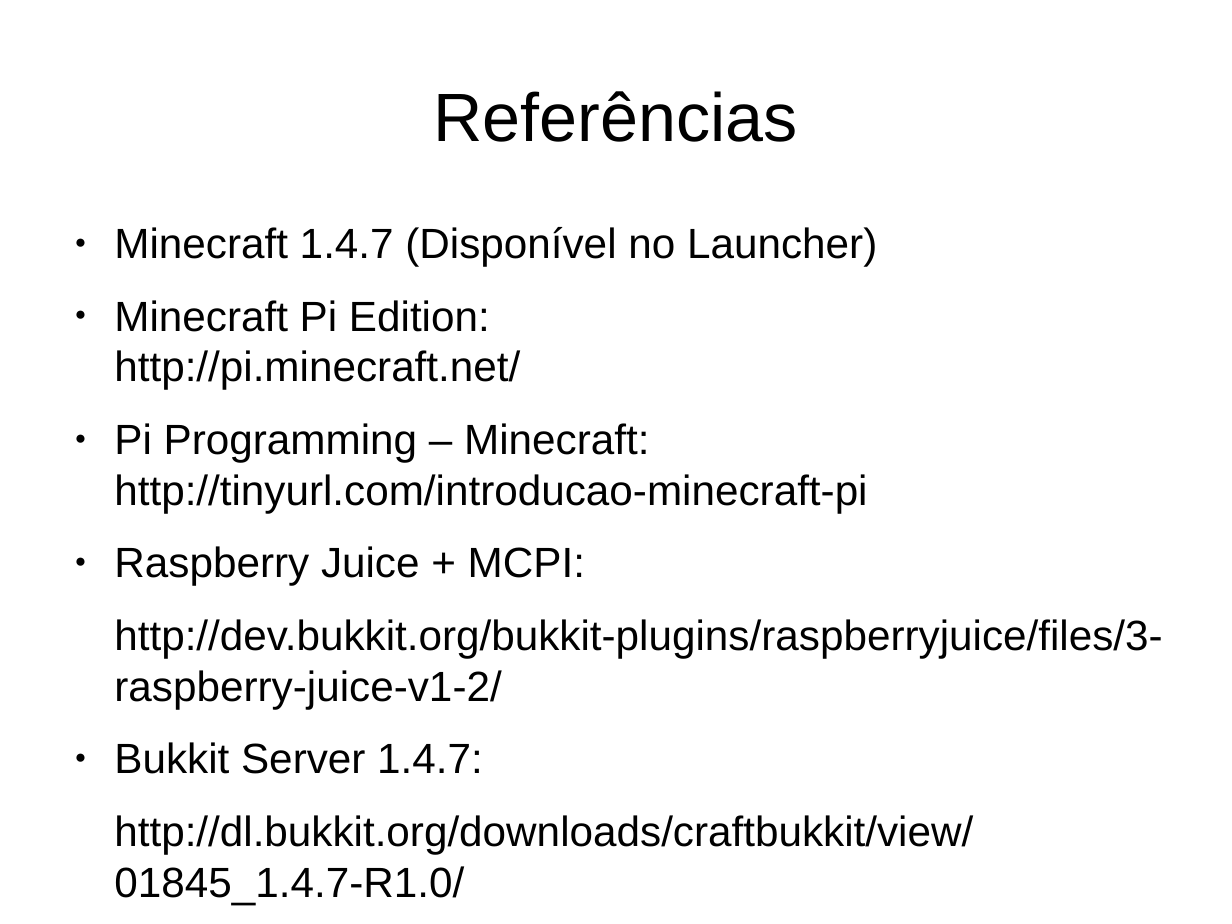
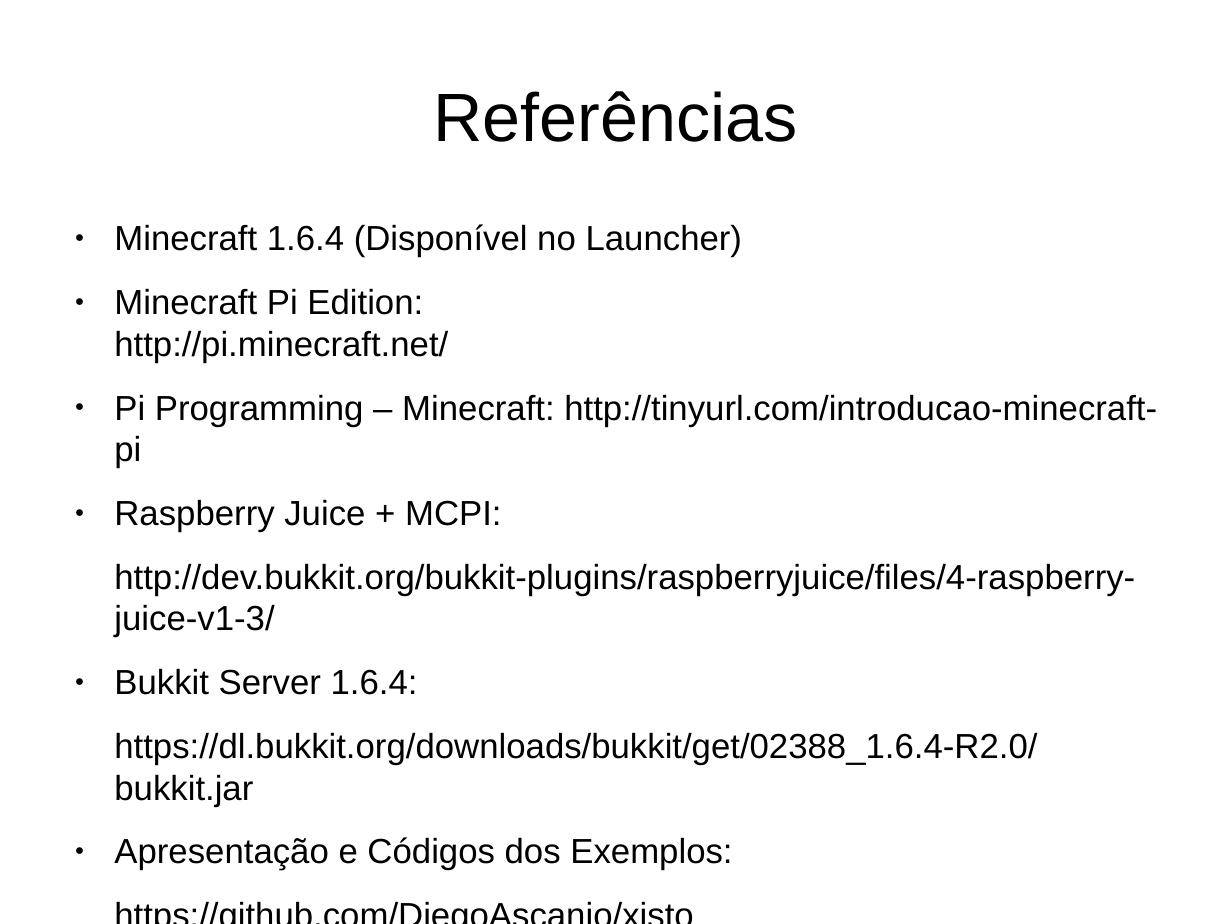
Before and after one commit to DiegoAscanio/minecraft-python, a slide deck: slide 47 of python-minecraft.odp (slide 29 before the commit). Drawn at 1232x924 pixels with LibreOffice and Linux fonts; fonts in the diff are those of the drawing. Boxes give left, top, right and bottom in pixels: in the first picture for what was removed or moved away, otherwise in the second. Text is boxed around its words. In the diff, an @@ line names an element or a change of style, - is before the commit and + after.

Commit message:
Updating Presentation

```diff
--- a/python-minecraft.odp
+++ b/python-minecraft.odp
@@ text at bbox=[114, 224, 743, 258]: text changed; size 27.2 to 22.4 pt @@
-● Minecraft 1.4.7 (Disponível no Launcher)
+● Minecraft 1.6.4 (Disponível no Launcher)
@@ text at bbox=[114, 288, 1157, 532]: size 27.2 to 22.4 pt in "Minecraft Pi Edition: http://pi.minecraft.net/", "Pi Programming – Minecraft: http://tinyurl.com/introducao-mi ...", "Raspberry Juice + MCPI:" @@
@@ text at bbox=[114, 563, 1135, 870]: text changed; size 27.2 to 22.4 pt @@
-http://dev.bukkit.org/bukkit-plugins/raspberryjuice/files/3-raspberry-juice-v1-2/
-● Bukkit Server 1.4.7:
-http://dl.bukkit.org/downloads/craftbukkit/view/01845_1.4.7-R1.0/
+http://dev.bukkit.org/bukkit-plugins/raspberryjuice/files/4-raspberry-juice-v1-3/
+● Bukkit Server 1.6.4:
+https://dl.bukkit.org/downloads/bukkit/get/02388_1.6.4-R2.0/bukkit.jar
+● Apresentação e Códigos dos Exemplos:
+https://github.com/DiegoAscanio/xisto
```
Also in this commit, not shown: 5 other slides changed, 18 slides added, 2 other files.
